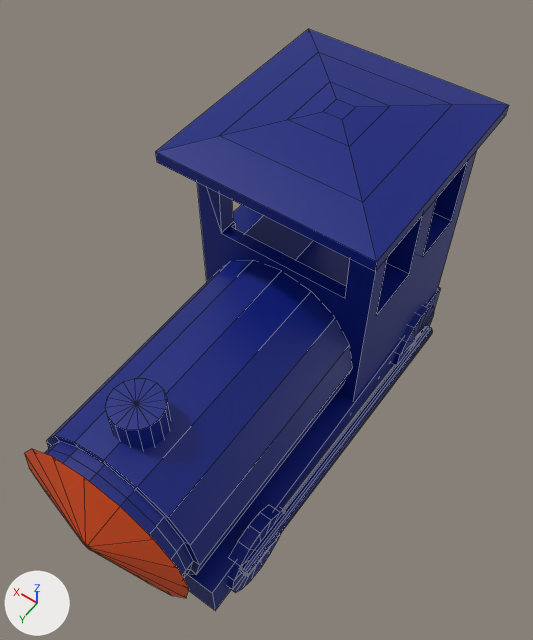
One commit to the FBX model Assets/Objects/fbxTrain.fbx: the scene before it, then after it.
Both versions are drawn from a 50 mm lens placed at (-2.67, 3.91, 7.08), pointed at (-0.06, 0.26, 1.33). Arrows for +X, +Y and +Z are at lower left; the lights stay in place. Mesh edges are drawn as thin lines. Where no turn or scale is listed for an object, it has been applied to the vertices. Vertices at the same position are counted once.

The first picture shows 'Train'.
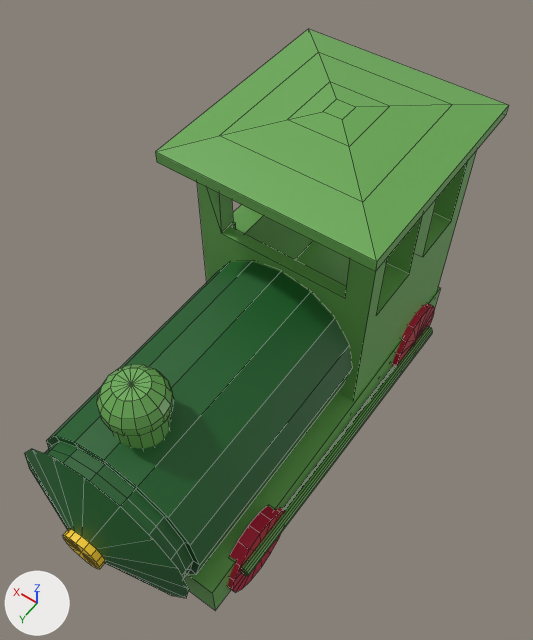
The change in detail:
Material 'Red' (mat_red) is new.
Its base color is (0.472, 0.0, 0.0319) (pink #b70032).
Material 'LightGreen' (mat_lightgreen) is new.
Its base color is (0.14, 0.397, 0.0881) (green #69a954).
Its roughness is 0.4.
Material 'Green' (mat_green) is new.
Its base color is (0.00666, 0.112, 0.0171) (dark green #135e23).
Material 'Yellow' (mat_yellow) is new.
Its base color is (1.0, 0.646, 0.0201) (yellow #ffd227).
me_cube_001 is used by ob_train; location (0.0, -1.04, 1.36).
me_cube_001 had 439 vertices, 521 faces and spanned x -1.14..1.13, y -1.1..3.9, z -1.89..1.72.
me_cube_001 now has 519 vertices, 601 faces and spans x -1.14..1.13, y -1.1..3.97, z -1.89..1.72.
Part 1, on me_cube_001:
1 vertex is removed from x 0.0, y 3.9, z -0.54.
16 faces are deleted.
16 vertices move from x -0.06..0.06, y 3.9, z -0.61..-0.48 to x -0.22..0.22, y 3.9, z -0.76..-0.33.
1 vertex is added at (0.0, 3.97, -0.54).
16 new vertices lie (0.0, 0.07, 0.0) away from vertices in x -0.06..0.06, y 3.9, z -0.61..-0.48.
32 new faces join them, mat_yellow (yellow #ffd227).
Part 2, on me_cube_001:
1 vertex is removed from x 0.0, y 3.01, z 0.63.
16 faces are deleted.
49 vertices are added at x -0.3..0.3, y 2.71..3.31, z 0.63..0.91.
16 new vertices lie (0.0, 0.0, 0.09) away from vertices in x -0.3..0.3, y 2.71..3.31, z 0.63.
80 new faces join them, mat_lightgreen (green #69a954).
me_cube_001 part 3: 201 faces spanning x -1.14..1.13, y -1.1..3.46, z -1.63..1.72 switch from mat_material_001 (blue #001a7d) to mat_lightgreen (green #69a954).
me_cube_001 part 4: 80 faces spanning x -0.96..0.96, y 0.96..3.67, z -1.5..0.41 switch from mat_material_001 (blue #001a7d) to mat_green (dark green #135e23).
me_cube_001 part 5: 192 faces spanning x -1.06..1.05, y -0.84..3.25, z -1.89..-0.97 switch from mat_material_001 (blue #001a7d) to mat_red (pink #b70032).
me_cube_001 part 6: 16 faces spanning x -0.96..0.96, y 3.67..3.9, z -1.5..0.41 switch from mat_material_002 (orange #e74e00) to mat_green (dark green #135e23).
me_cube_001 now uses material mat_yellow (yellow #ffd227).

Location of each change, [x1, y1, x2, y2] in pixels of the pictures (533 x 640 px):
part 1 of me_cube_001, built on
    before: [82, 541, 92, 551]
    after: [63, 529, 105, 569]
part 2 of me_cube_001, built on
    before: [105, 378, 167, 430]
    after: [97, 364, 174, 436]
part 3 of me_cube_001, recoloured (blue to green)
    both: [113, 29, 509, 611]
part 4 of me_cube_001, recoloured (blue to green)
    both: [45, 261, 352, 579]
part 5 of me_cube_001, recoloured
    both: [228, 304, 435, 593]
part 6 of me_cube_001, recoloured
    both: [24, 449, 189, 598]
